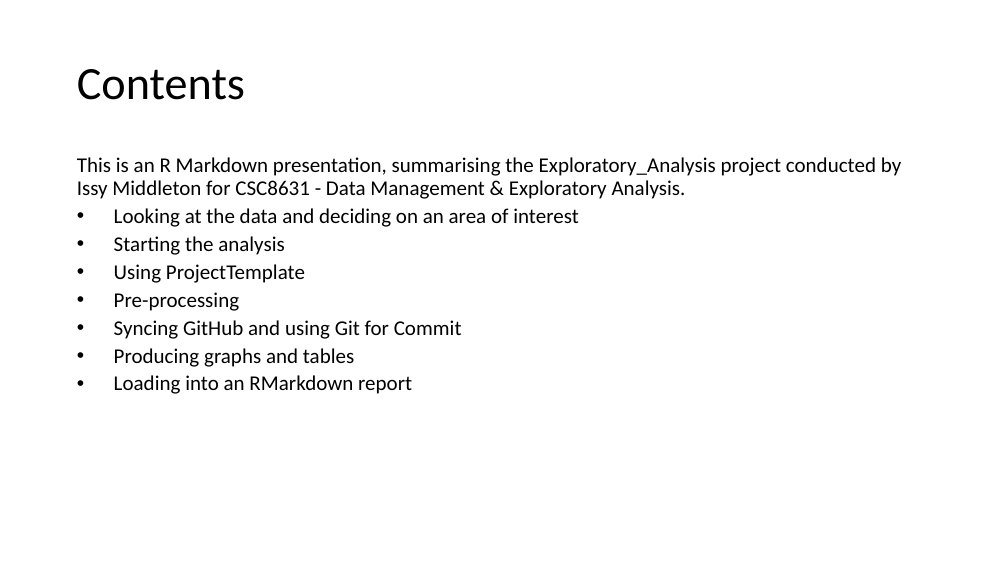
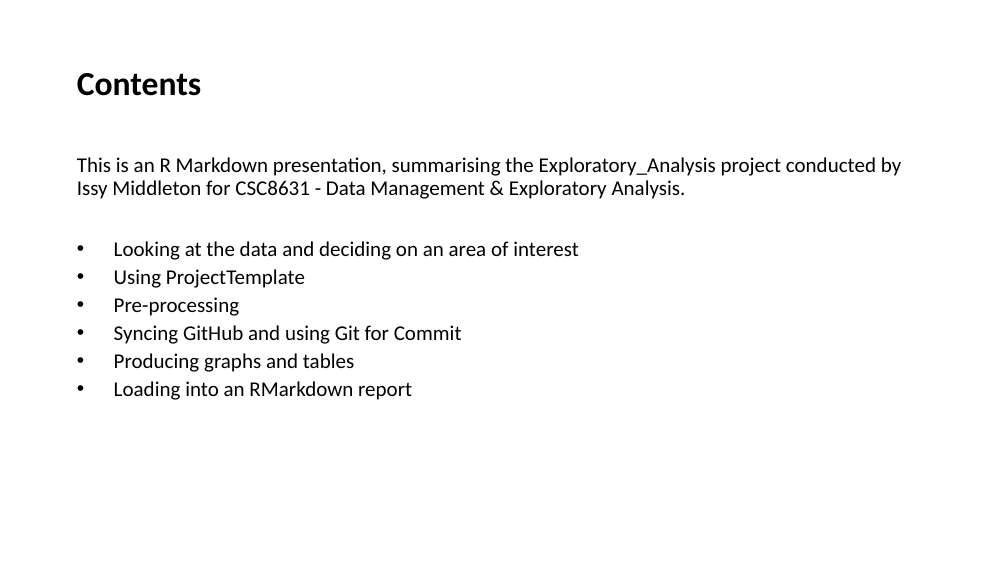
Before and after one commit to IssyMiddleton/CSC8631-Data-Management-Exploratory-Analysis, a slide deck: slide 2 of Exploratory_Analysis/reports/Overview-Presentation.pptx. Drawn at 1008x567 pixels with LibreOffice and Linux fonts; fonts in the diff are those of the drawing. Boxes give left, top, right and bottom in pixels: in the first picture for what was removed or moved away, otherwise in the second. Text is boxed around its words. In the diff, an @@ line names an element or a change of style, - is before the commit and + after.

```diff
--- a/Exploratory_Analysis/reports/Overview-Presentation.pptx
+++ b/Exploratory_Analysis/reports/Overview-Presentation.pptx
@@ title "Contents" at <box>77,73,201,96</box>: size 44 to 32 pt, bold on @@
@@ text at <box>114,236,285,255</box>: paragraph removed @@
-  • Starting the analysis
```
Also in this commit, not shown: 3 other slides changed, 5 slides added, 7 other files.
